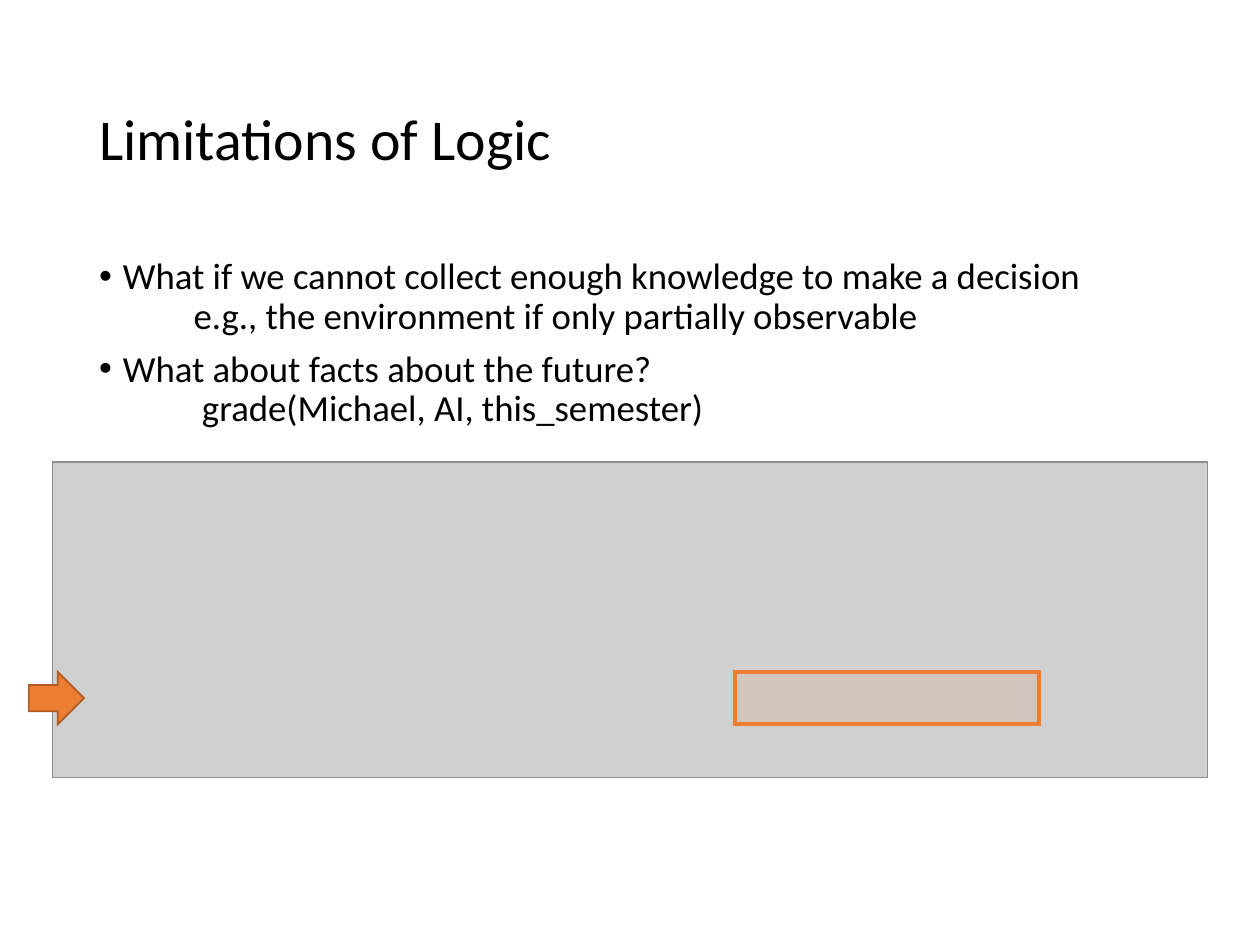
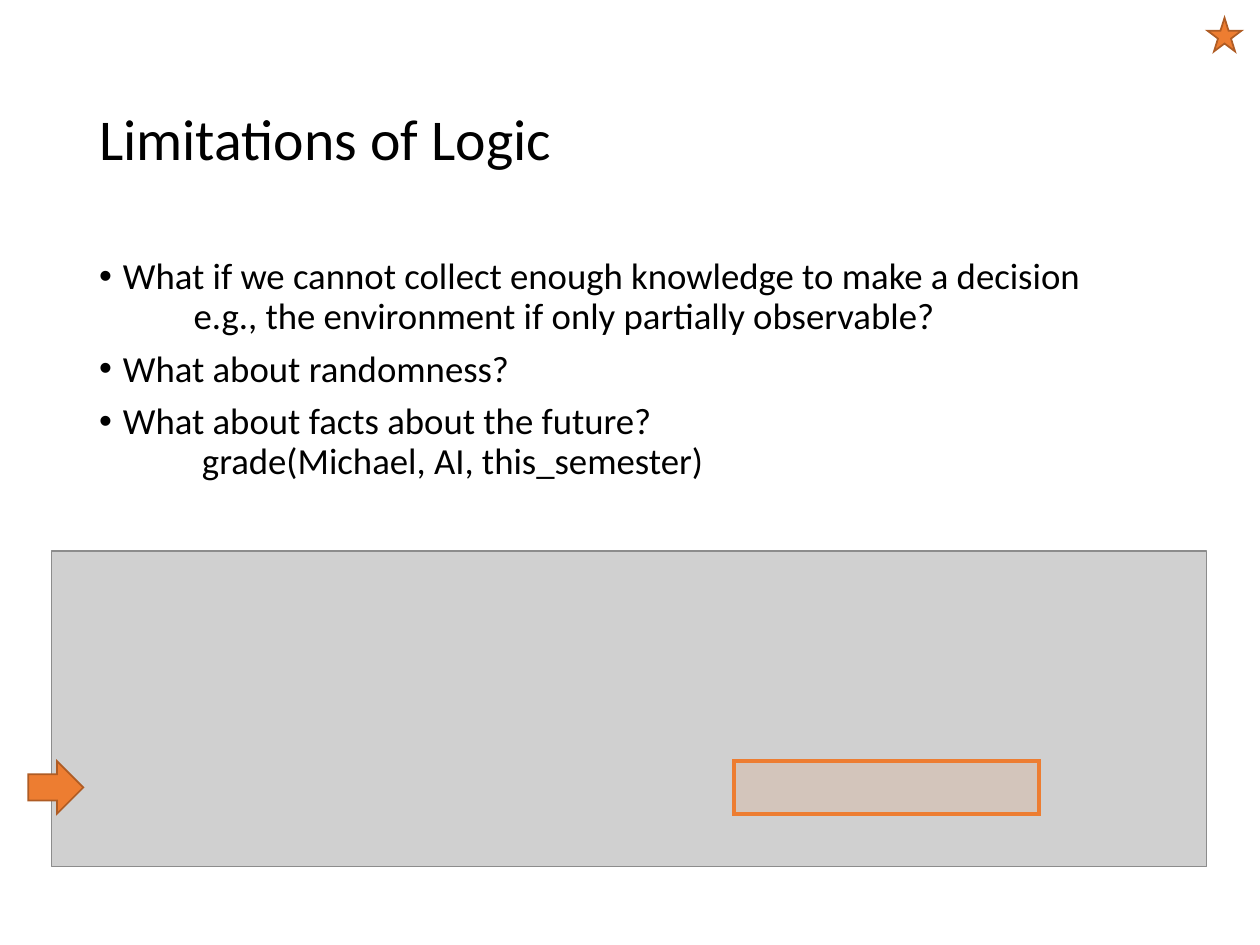
Before and after one commit to mhahsler/CS7320-AI, a slide deck: slide 36 of slides/07_logic.pptx. Drawn at 1260x945 pixels with LibreOffice and Linux fonts; fonts in the diff are those of the drawing; grey boxes stand for pictures. Boxes give left, top, right and bottom in pixels: in the first picture for what was removed or moved away, otherwise in the second. Text is boxed around its words. In the diff, an @@ line names an element or a change of style, - is before the commit and + after.

```diff
--- a/slides/07_logic.pptx
+++ b/slides/07_logic.pptx
@@ star added at (1207, 18, 1241, 52), fill #ED7D31, outline #AF5C24 1 pt @@
@@ text at (123, 263, 1080, 383): text changed @@
-• What if we cannot collect enough knowledge to make a decision
-  e.g., the environment if only partially observable
+• What if we cannot collect enough knowledge to make a decision
+  e.g., the environment if only partially observable?
+• What about randomness?
@@ 1 picture, 1 rectangle, 1 right arrow: place and size @@
-1 picture, 1 rectangle, 1 right arrow at (29, 462, 1208, 779)
+1 picture, 1 rectangle, 1 right arrow at (28, 551, 1207, 867)
```
Also in this commit, not shown: 4 other slides changed, 1 other file.
